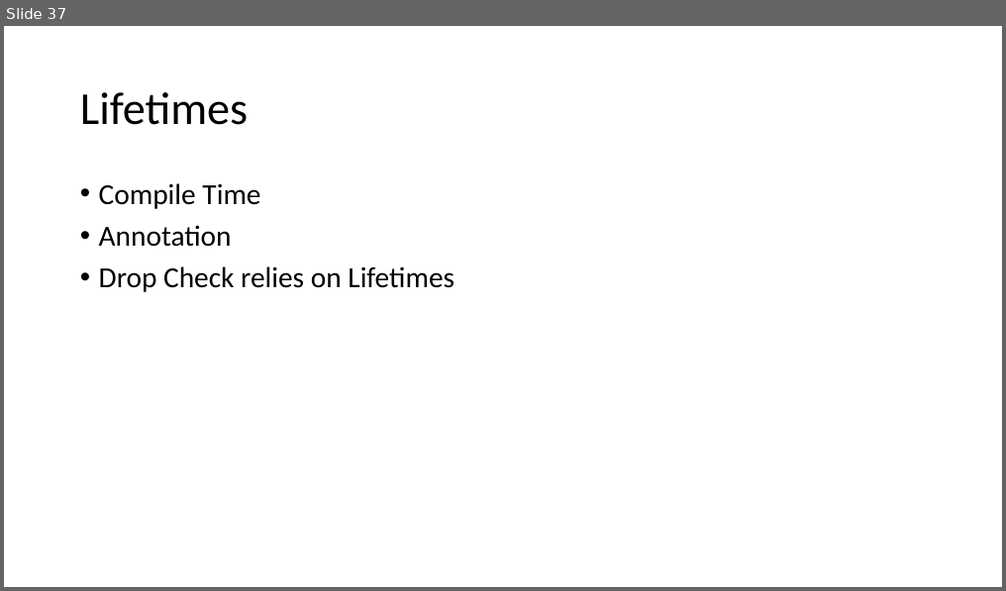
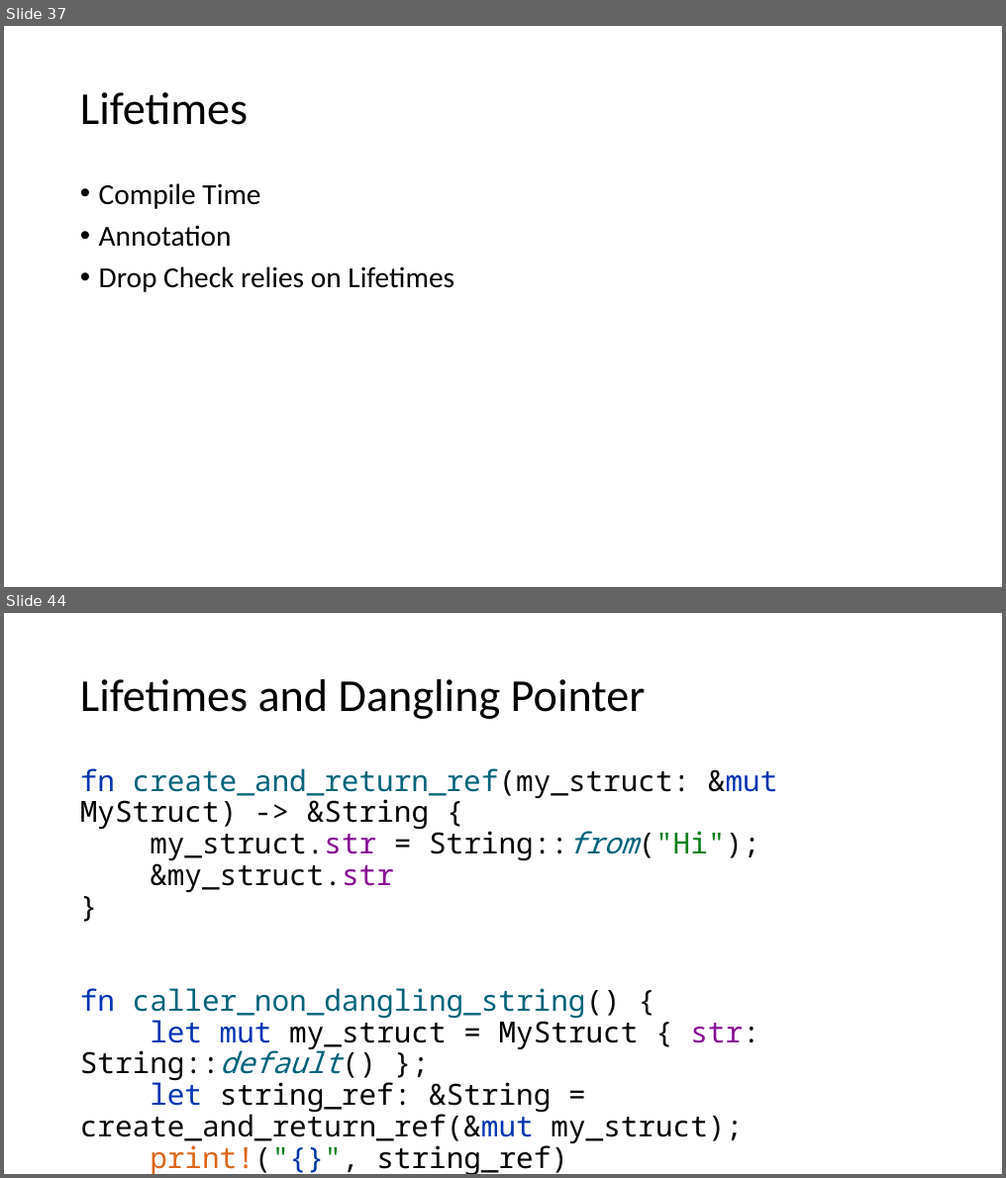
Before and after one commit to kugushev/course-rust-basics, a slide deck: src/02-Ownership/02-Ownership.pptx. Shown one above the other, each under a label of ours: slide 37 before the commit, slides 37 and 44 after it; the slides between them are not shown. The pictures are 1006x591 and 1006x1178 pixels, drawn with LibreOffice and Linux fonts; fonts in the diff are those of the drawing. Boxes give left, top, right and bottom in pixels: in the first picture for what was removed or moved away, otherwise in the second. Text is boxed around its words. In the diff, an @@ line names an element or a change of style, - is before the commit and + after.

```diff
--- a/src/02-Ownership/02-Ownership.pptx
+++ b/src/02-Ownership/02-Ownership.pptx
@@ slide 44 added at (4,613,1002,1174), background #FFFFFF @@
@@ title added at (80,679,646,719), 44 pt, text #000000 @@
+Lifetimes and Dangling Pointer
@@ text added at (80,768,778,1174), 28 pt, text #080808 @@
+fn create_and_return_ref(my_struct: &mut MyStruct) -> &String {
+my_struct.str = String::from("Hi");
+&my_struct.str
+}
+fn caller_non_dangling_string() {
+let mut my_struct = MyStruct { str: String::default() };
+let string_ref: &String = create_and_return_ref(&mut my_struct);
+print!("{}", string_ref)
+}
```
Also in this commit, not shown: 7 slides changed, 12 other slides added, 1 other file.
